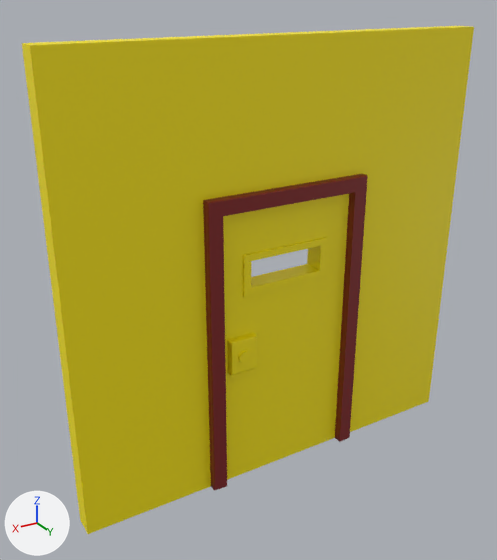
The FBX model UVMapped/Wall_300x300_MetalDoor.fbx, before and after one commit.
Both versions are drawn from a camera (50 mm lens) standing at (3.89, 3.64, 3.27) and looking at (1.69, -0.01, 1.44). Arrows for +X, +Y and +Z are at lower left; the lights stay in place. Where no turn or scale is listed for an object, it has been applied to the vertices.

The first picture shows 'Door', 'Lock', 'Wall_300x300_Asylum_door'.
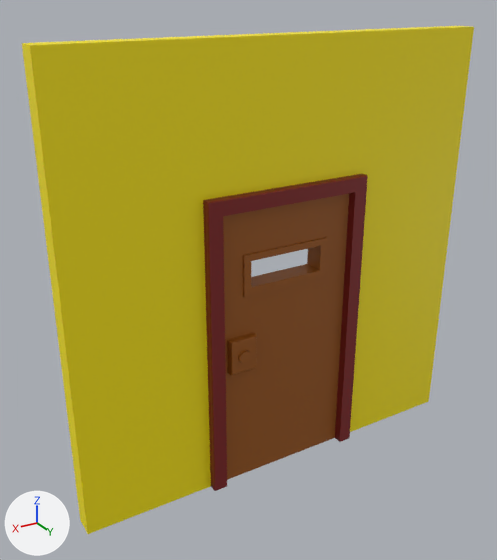
Where the change shows, as pixel boxes (x1, y1, x2, y2) in the pictures (497 x 560 px):
'Door', recoloured (yellow to brown): (223, 194, 349, 480) in both
'Lock', recoloured (yellow to brown): (227, 333, 256, 375) in both

The change, as a diff of the scene's bpy script:
```diff
--- a/UVMapped/Wall_300x300_MetalDoor.fbx.py
+++ b/UVMapped/Wall_300x300_MetalDoor.fbx.py
@@ mat_doormat @@
+mat_doormat = principled_material('DoorMat')
+mat_doormat.base_color = (0.334, 0.0977, 0.0065)  # brown #9c5813
@@ me_mesh_001 @@
 me_mesh_001.from_pydata(...)  # 32 vertices, 35 faces; spans x 0.0..1.0, y -0.14..0.01, z 0.0..2.0
-me_mesh_001.materials.append(mat_lambert1)  # yellow #ffeb00
+me_mesh_001.materials.append(mat_doormat)  # brown #9c5813
@@ me_mesh_003 @@
 me_mesh_003.from_pydata(...)  # 39 vertices, 47 faces; spans x -0.1..0.1, y -0.045..0.063, z -0.125..0.125
-me_mesh_003.materials.append(mat_lambert1)  # yellow #ffeb00
+me_mesh_003.materials.append(mat_doormat)  # brown #9c5813
```
